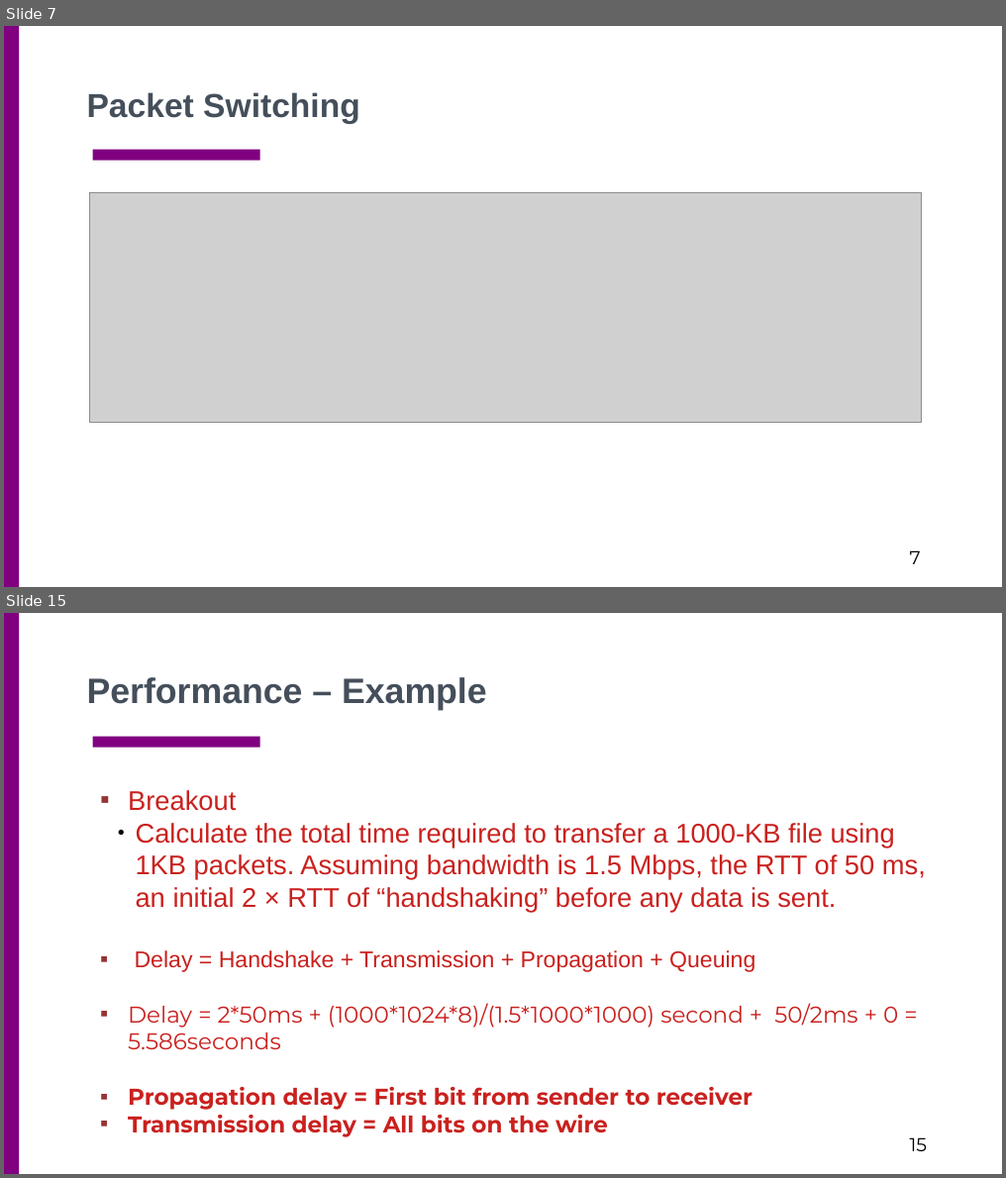
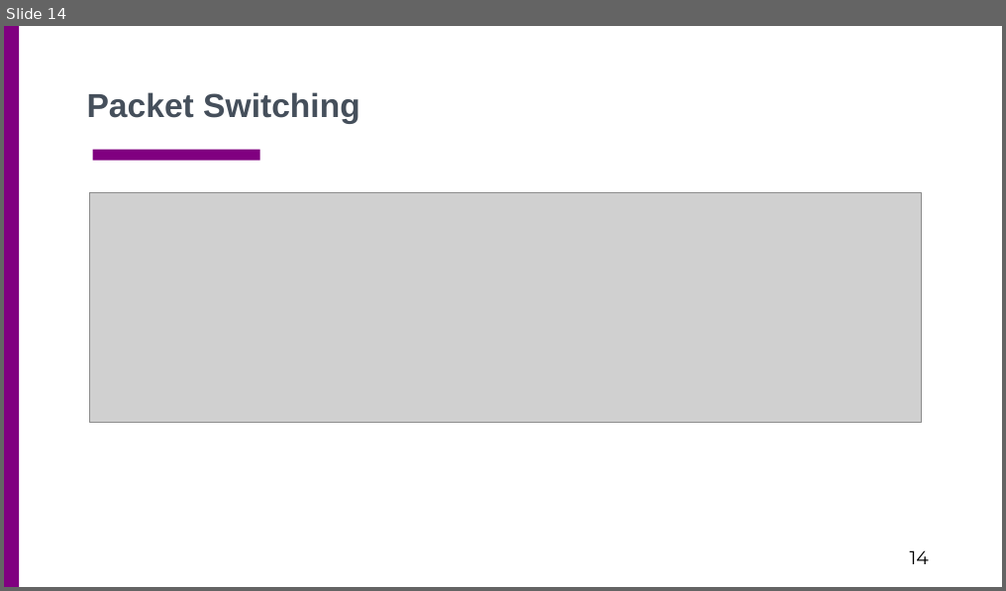
Before and after one commit to csc4200/csc4200.github.io, a slide deck: docs/lectures_source/class_slides-2.odp. Shown one above the other, each under a label of ours: slides 7 and 15 before the commit, slide 14 after it; the slides between them are not shown. The pictures are 1006x1178 and 1006x591 pixels, drawn with LibreOffice and Linux fonts; fonts in the diff are those of the drawing; grey boxes stand for pictures. Boxes give left, top, right and bottom in pixels: in the first picture for what was removed or moved away, otherwise in the second. Text is boxed around its words. In the diff, an @@ line names an element or a change of style, - is before the commit and + after.

```diff
--- a/docs/lectures_source/class_slides-2.odp
+++ b/docs/lectures_source/class_slides-2.odp
@@ slide 15 removed at (4, 613, 1002, 1174), background #FFFFFF; not listed: 3 template elements that a slide beside it also shows @@
@@ text removed at (87, 677, 487, 711) @@
-Performance – Example
@@ text removed at (128, 790, 926, 1138) @@
-▪ Breakout
-  ● Calculate the total time required to transfer a 1000-KB file using 1KB packets. Assuming bandwidth is 1.5 Mbps, the RTT of 50 ms, an initial 2 × RTT of “handshaking” before any data is sent.
-▪ Delay = Handshake + Transmission + Propagation + Queuing
-▪ Delay = 2*50ms + (1000*1024*8)/(1.5*1000*1000) second + 50/2ms + 0 = 5.586seconds
-▪ Propagation delay = First bit from sender to receiver
-▪ Transmission delay = All bits on the wire
@@ what was slide 7 is now slide 14 @@
@@ page number at (910, 551, 929, 565): text changed @@
-7
+14
```
Also in this commit, not shown: 4 slides changed, 14 slides added, 12 other slides removed, 12 other files.
